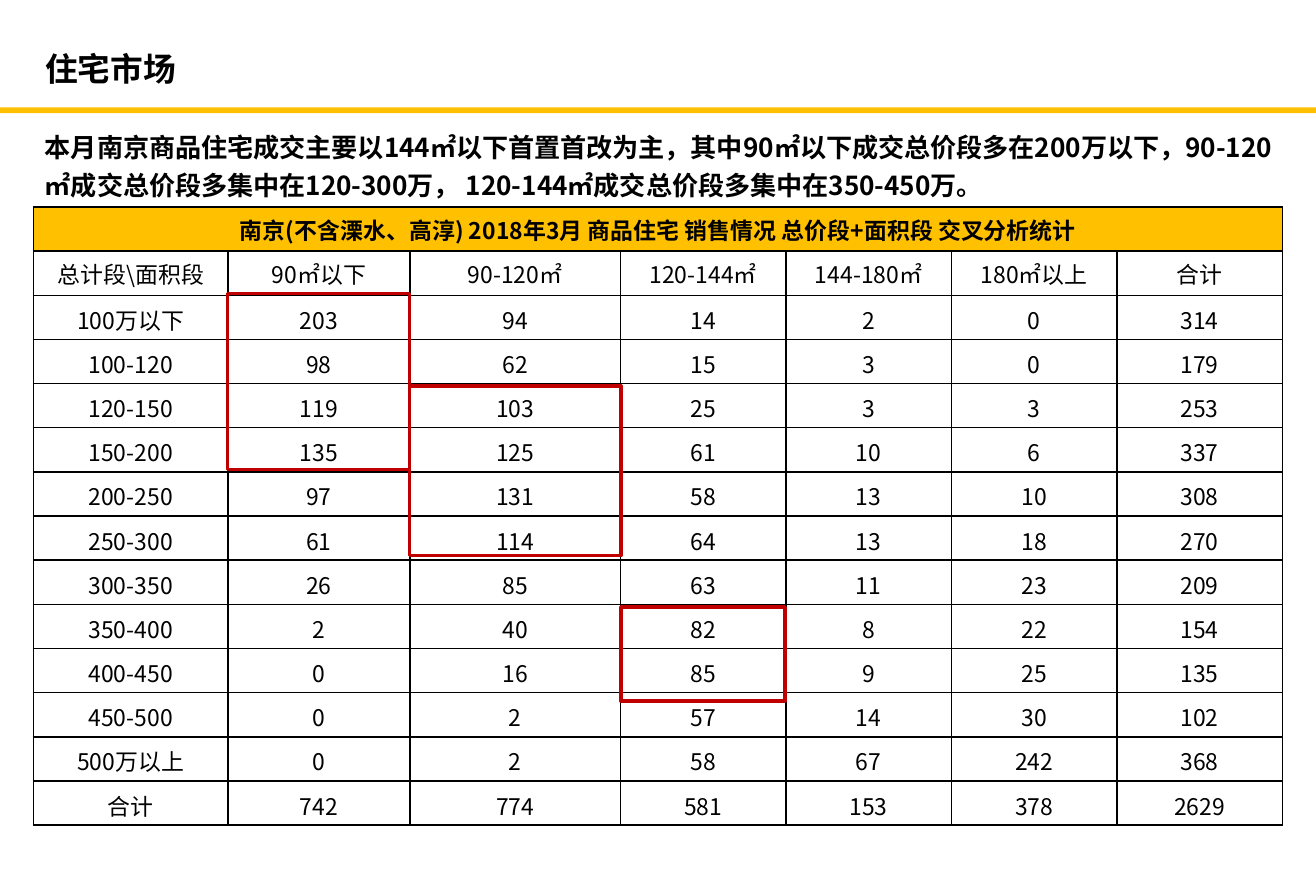
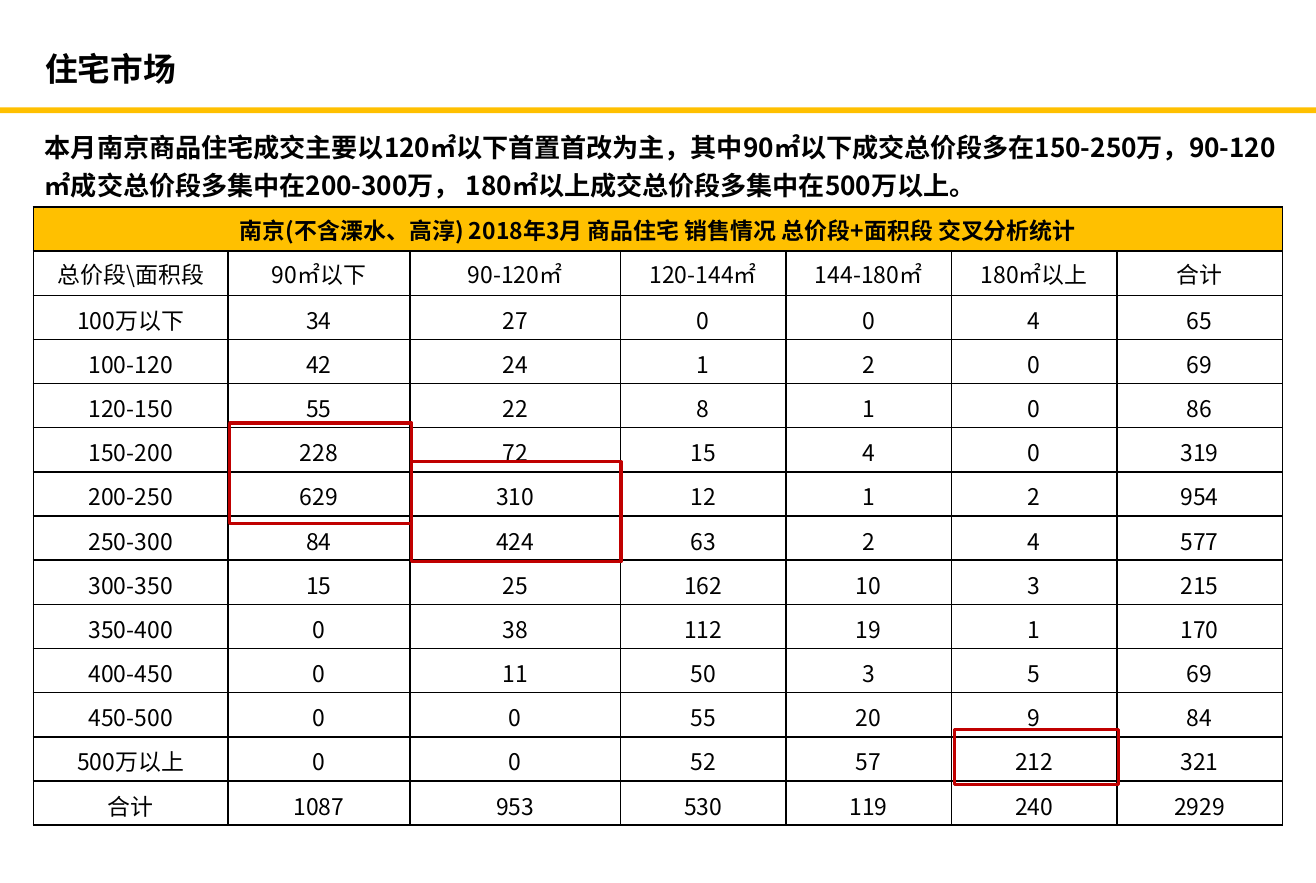
Before and after one commit to PengZiqiao/monthly_report, a slide deck: slide 2 of 华润月报_201804.pptx. Drawn at 1316x883 pixels with LibreOffice and Linux fonts; fonts in the diff are those of the drawing; background and template pictures are left out. Boxes give left, top, right and bottom in pixels: in the first picture for what was removed or moved away, otherwise in the second. Text is boxed around its words. In the diff, an @@ line names an element or a change of style, - is before the commit and + after.

```diff
--- a/华润月报_201804.pptx
+++ b/华润月报_201804.pptx
@@ text at (x1=45, y1=134, x2=1276, y2=199): text changed @@
-本月南京商品住宅成交主要以144㎡以下首置首改为主，其中90㎡以下成交总价段多在200万以下，90-120㎡成交总价段多集中在120-300万， 120-144㎡成交总价段多集中在350-450万。
+本月南京商品住宅成交主要以120㎡以下首置首改为主，其中90㎡以下成交总价段多在150-250万，90-120㎡成交总价段多集中在200-300万， 180㎡以上成交总价段多集中在500万以上。
@@ table at (x1=33, y1=207, x2=1284, y2=826) @@
-row 2, column 1: 总计段\面积段
+row 2, column 1: 总价段\面积段
-row 3: 100万以下 | 203 | 94 | 14 | 2 | 0 | 314
+row 3: 100万以下 | 34 | 27 | 0 | 0 | 4 | 65
-row 4: 100-120 | 98 | 62 | 15 | 3 | 0 | 179
+row 4: 100-120 | 42 | 24 | 1 | 2 | 0 | 69
-row 5: 120-150 | 119 | 103 | 25 | 3 | 3 | 253
+row 5: 120-150 | 55 | 22 | 8 | 1 | 0 | 86
-row 6: 150-200 | 135 | 125 | 61 | 10 | 6 | 337
+row 6: 150-200 | 228 | 72 | 15 | 4 | 0 | 319
-row 7: 200-250 | 97 | 131 | 58 | 13 | 10 | 308
+row 7: 200-250 | 629 | 310 | 12 | 1 | 2 | 954
-row 8: 250-300 | 61 | 114 | 64 | 13 | 18 | 270
+row 8: 250-300 | 84 | 424 | 63 | 2 | 4 | 577
-row 9: 300-350 | 26 | 85 | 63 | 11 | 23 | 209
+row 9: 300-350 | 15 | 25 | 162 | 10 | 3 | 215
-row 10: 350-400 | 2 | 40 | 82 | 8 | 22 | 154
+row 10: 350-400 | 0 | 38 | 112 | 19 | 1 | 170
-row 11: 400-450 | 0 | 16 | 85 | 9 | 25 | 135
+row 11: 400-450 | 0 | 11 | 50 | 3 | 5 | 69
-row 12: 450-500 | 0 | 2 | 57 | 14 | 30 | 102
+row 12: 450-500 | 0 | 0 | 55 | 20 | 9 | 84
-row 13: 500万以上 | 0 | 2 | 58 | 67 | 242 | 368
+row 13: 500万以上 | 0 | 0 | 52 | 57 | 212 | 321
-row 14: 合计 | 742 | 774 | 581 | 153 | 378 | 2629
+row 14: 合计 | 1087 | 953 | 530 | 119 | 240 | 2929
@@ rectangle resized from (x1=227, y1=293, x2=410, y2=470) to (x1=230, y1=423, x2=412, y2=523) @@
@@ rectangle resized from (x1=410, y1=386, x2=622, y2=556) to (x1=412, y1=461, x2=622, y2=561) @@
@@ rectangle resized from (x1=622, y1=607, x2=785, y2=702) to (x1=955, y1=730, x2=1118, y2=785) @@
```
Also in this commit, not shown: 3 other slides changed, 1 other file.
